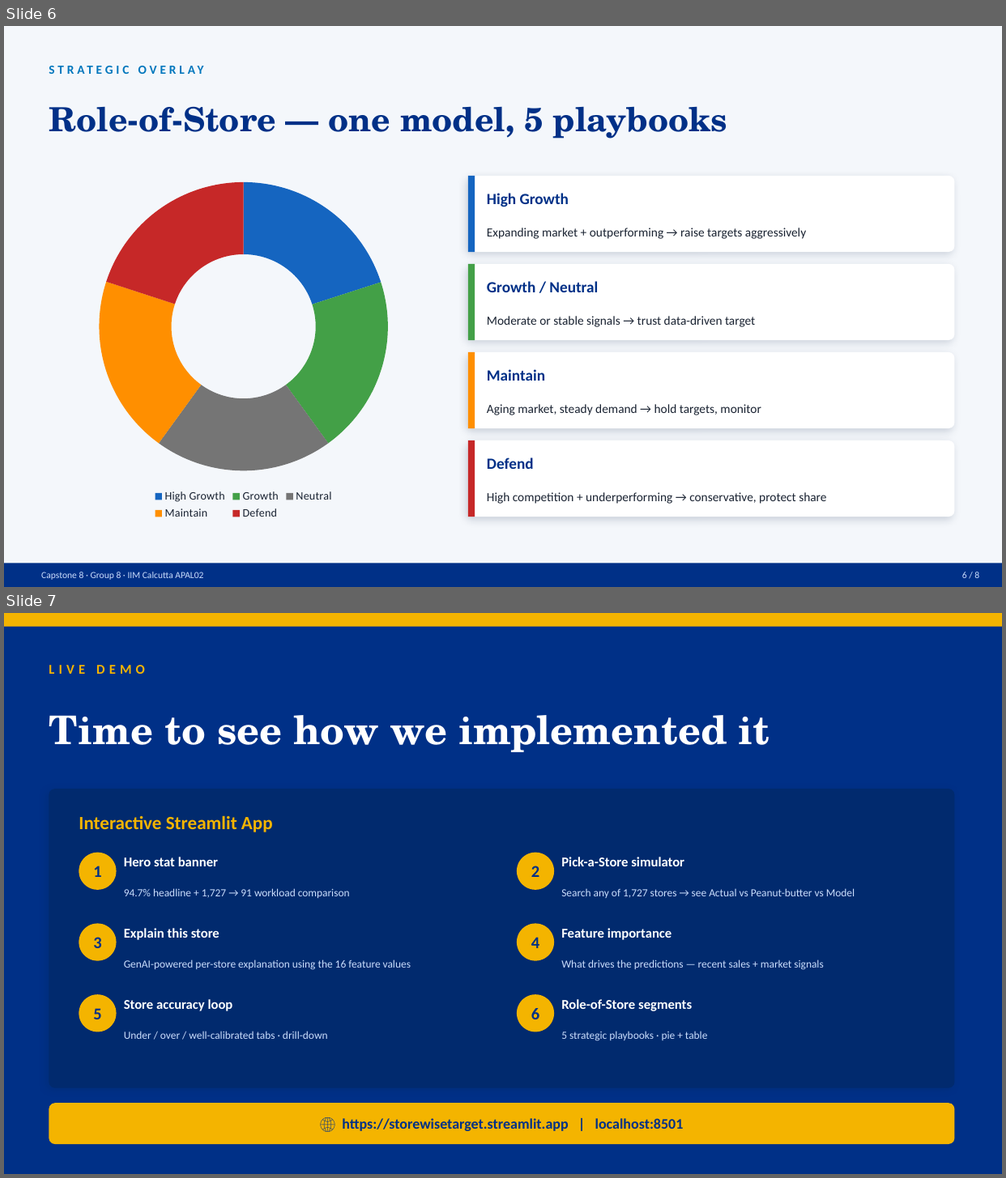
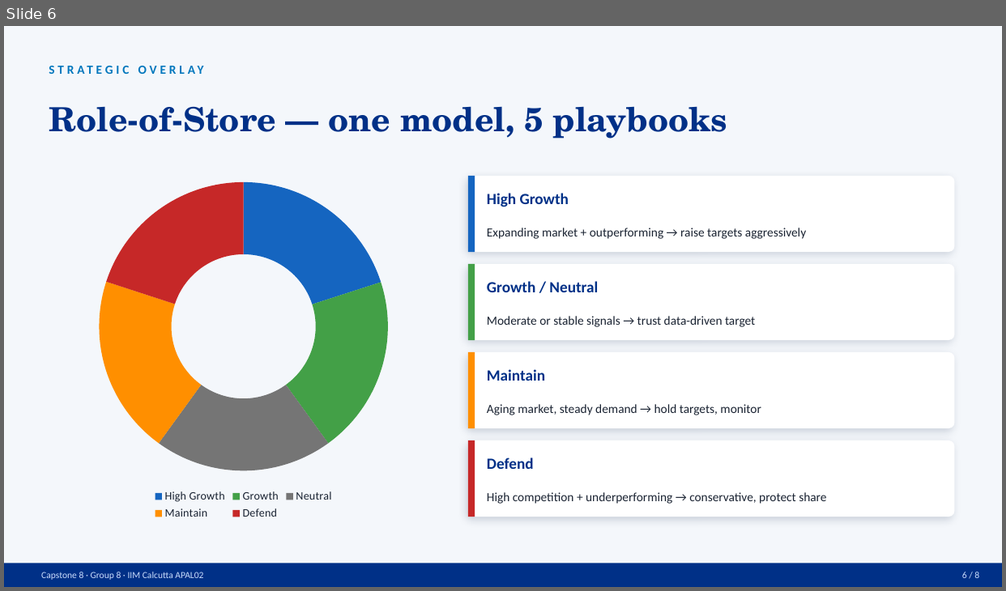
Before and after one commit to nishthaspeakx/capstone_8, a slide deck: outputs/Capstone8_Demo_Deck.pptx. Shown one above the other, each under a label of ours: slides 6 and 7 before the commit, slide 6 after it. The pictures are 1006x1178 and 1006x591 pixels, drawn with LibreOffice and Linux fonts; fonts in the diff are those of the drawing. Boxes give left, top, right and bottom in pixels: in the first picture for what was removed or moved away, otherwise in the second. Text is boxed around its words. In the diff, an @@ line names an element or a change of style, - is before the commit and + after.

```diff
--- a/outputs/Capstone8_Demo_Deck.pptx
+++ b/outputs/Capstone8_Demo_Deck.pptx
@@ slide 7 removed at (4, 613, 1002, 1174), background #003087 @@
@@ rectangle removed at (4, 613, 1002, 627) @@
@@ text removed at (49, 665, 145, 674) @@
-LIVE DEMO
@@ text removed at (49, 715, 770, 752) @@
-Time to see how we implemented it
@@ rounded rectangle removed at (49, 789, 955, 1088) @@
@@ text removed at (79, 815, 273, 833) @@
-Interactive Streamlit App
@@ ellipse removed at (79, 853, 117, 890) @@
@@ ellipse removed at (517, 853, 554, 890) @@
@@ text removed at (93, 866, 101, 877) @@
-1
@@ text removed at (124, 857, 218, 867) @@
-Hero stat banner
@@ text removed at (531, 866, 539, 877) @@
-2
@@ text removed at (561, 857, 684, 867) @@
-Pick-a-Store simulator
@@ text removed at (124, 888, 350, 898) @@
-94.7% headline + 1,727 → 91 workload comparison
@@ text removed at (561, 888, 854, 898) @@
-Search any of 1,727 stores → see Actual vs Peanut-butter vs Model
@@ ellipse removed at (79, 924, 117, 961) @@
@@ text removed at (124, 928, 219, 940) @@
-Explain this store
@@ ellipse removed at (517, 924, 554, 961) @@
@@ text removed at (561, 928, 672, 940) @@
-Feature importance
@@ text removed at (93, 937, 101, 948) @@
-3
@@ text removed at (531, 937, 539, 948) @@
-4
@@ text removed at (124, 960, 411, 970) @@
-GenAI-powered per-store explanation using the 16 feature values
@@ text removed at (561, 960, 823, 970) @@
-What drives the predictions — recent sales + market signals
@@ ellipse removed at (79, 995, 117, 1033) @@
@@ text removed at (124, 999, 233, 1012) @@
-Store accuracy loop
@@ ellipse removed at (517, 995, 554, 1033) @@
@@ text removed at (561, 999, 692, 1012) @@
-Role-of-Store segments
@@ text removed at (93, 1008, 101, 1020) @@
-5
@@ text removed at (531, 1008, 539, 1020) @@
-6
@@ text removed at (124, 1031, 328, 1039) @@
-Under / over / well-calibrated tabs · drill-down
@@ text removed at (561, 1031, 708, 1041) @@
-5 strategic playbooks · pie + table
@@ rounded rectangle removed at (49, 1103, 955, 1144) @@
@@ text removed at (342, 1118, 684, 1131) @@
-🌐 https://storewisetarget.streamlit.app | localhost:8501
```
Also in this commit, not shown: 1 slide added, 1 other file.
